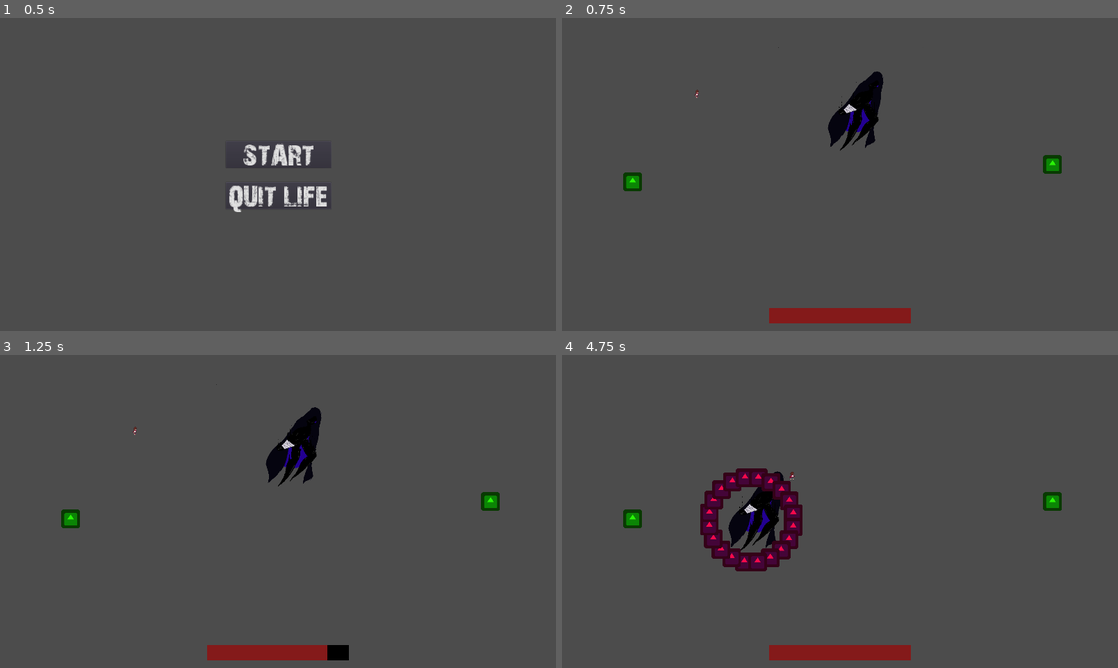
Above: before the commit, frames 1-4 (two rows, left to right).
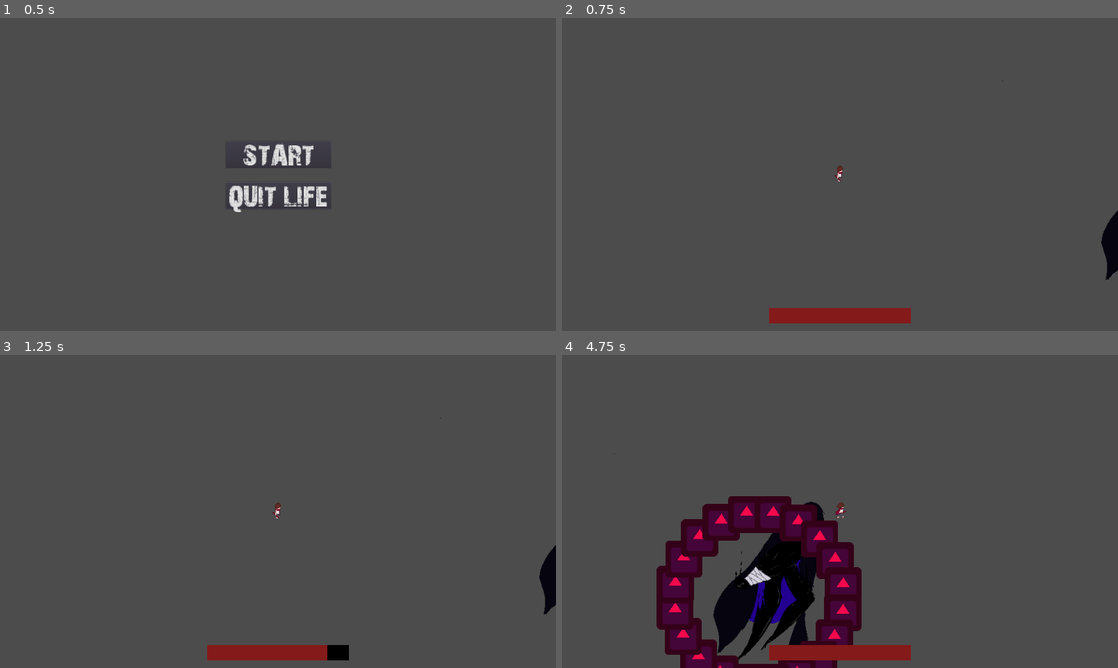
Above: after the commit, the same moments.

Repository: LadyVolk/The-Modern-Triad
Game: Godot game, scene res://Menu.tscn
Two runs of this game, one before a commit and one after it. Both use one fixed random seed, a clock stepped at 60 frames per second and the inputs below. The engine's default icon, where the game draws it, is replaced by a stand-in: a white triangle on a blue panel in a dark square. Sound files missing from this copy of the repository are replaced by a short silence.
Inputs (mouse positions are in pixels of both pictures, inside the frame that each line leads up to):
- Up to frame 1 (0.5 s): no input
- Up to frame 2 (0.75 s): click "START" at 0.5 s
- Up to frame 3 (1.25 s): no input
- Up to frame 4 (4.75 s): move the mouse to (962, 495) at 1.27 s; hold D (player_right) 1.28-2.03 s; hold Right mouse button (melee_attack) 1.28-2.03 s; tap Space (player_dash) at 1.55, 2.1, 3.8 s; move the mouse to (728, 527) at 2.02 s; hold S (player_down) 2.03-2.78 s; click (728, 527) at 2.3 s; move the mouse to (895, 442) at 2.77 s; press the mouse at (895, 442) at 2.78 s; hold D (player_right) 2.78-3.53 s; right-click (895, 442) at 3.05 s; move the mouse to (812, 574) at 3.52 s; release the mouse at (812, 574) at 3.53 s; hold W (player_up) 3.53-4.28 s; right-click (812, 574) at 3.6 s; move the mouse to (1006, 558) at 4.27 s; hold A (player_left) from 4.28 s (still down); hold Space (player_dash) from 4.28 s (still down); click (1006, 558) at 4.55 s

Frame 1 is identical in both runs. In frame 2, 2.2% of the frame differs, in the area x 11-100%, y 9-84%; in frame 3, 2.2%; in frame 4, 15%, in the area x 9-90%, y 31-100%.

Commit message:
endless corridor mechanic working

Diff:
--- /dev/null
+++ b/game/Corridor.gd
@@ -0,0 +1,18 @@
+extends Node2D
+
+
+func _ready():
+	pass
+
+
+func _process(dt):
+	#move walls with player
+	$Walls/NorthWall.position.x = $Player.position.x
+	$Walls/SouthWall.position.x = $Player.position.x
+
+	#move floor
+	for tile in $Floors.get_children():
+		if tile.rect_position.x - $Player.position.x < -1000:
+			tile.rect_position.x += 1920
+		elif tile.rect_position.x - $Player.position.x > 1000:
+			tile.rect_position.x -= 1920
--- a/game/Corridor.tscn
+++ b/game/Corridor.tscn
@@ -1,6 +1,8 @@
-[gd_scene load_steps=4 format=2]
+[gd_scene load_steps=6 format=2]
 
 [ext_resource path="res://Player.tscn" type="PackedScene" id=1]
+[ext_resource path="res://Corridor.gd" type="Script" id=2]
+[ext_resource path="res://assets/images/corridor_floor.png" type="Texture" id=3]
 
 [sub_resource type="RectangleShape2D" id=1]
 extents = Vector2( 960, 20 )
@@ -9,9 +11,7 @@
 extents = Vector2( 960, 20 )
 
 [node name="Corridor" type="Node2D"]
-
-[node name="Player" parent="." instance=ExtResource( 1 )]
-position = Vector2( 968.678, 533.816 )
+script = ExtResource( 2 )
 
 [node name="Walls" type="Node" parent="."]
 
@@ -23,8 +23,255 @@
 shape = SubResource( 1 )
 
 [node name="SouthWall" type="StaticBody2D" parent="Walls"]
+position = Vector2( 960, 600 )
 collision_layer = 4
 
 [node name="collision" type="CollisionShape2D" parent="Walls/SouthWall"]
-position = Vector2( 960, 600 )
 shape = SubResource( 2 )
+
+[node name="Floors" type="Node2D" parent="."]
+
+[node name="Floor1" type="TextureRect" parent="Floors"]
+margin_top = 488.0
+margin_right = 90.0
+margin_bottom = 578.0
+texture = ExtResource( 3 )
+expand = true
+__meta__ = {
+"_edit_use_anchors_": false
+}
+
+[node name="Floor2" type="TextureRect" parent="Floors"]
+margin_left = 90.0
+margin_top = 488.0
+margin_right = 180.0
+margin_bottom = 578.0
+texture = ExtResource( 3 )
+expand = true
+__meta__ = {
+"_edit_use_anchors_": false
+}
+
+[node name="Floor3" type="TextureRect" parent="Floors"]
+margin_left = 180.0
+margin_top = 488.0
+margin_right = 270.0
+margin_bottom = 578.0
+texture = ExtResource( 3 )
+expand = true
+__meta__ = {
+"_edit_use_anchors_": false
+}
+
+[node name="Floor4" type="TextureRect" parent="Floors"]
+margin_left = 270.0
+margin_top = 488.0
+margin_right = 360.0
+margin_bottom = 578.0
+texture = ExtResource( 3 )
+expand = true
+__meta__ = {
+"_edit_use_anchors_": false
+}
+
+[node name="Floor5" type="TextureRect" parent="Floors"]
+margin_left = 350.0
+margin_top = 488.0
+margin_right = 440.0
+margin_bottom = 578.0
+texture = ExtResource( 3 )
+expand = true
+__meta__ = {
+"_edit_use_anchors_": false
+}
+
+[node name="Floor6" type="TextureRect" parent="Floors"]
+margin_left = 440.0
+margin_top = 488.0
+margin_right = 530.0
+margin_bottom = 578.0
+texture = ExtResource( 3 )
+expand = true
+__meta__ = {
+"_edit_use_anchors_": false
+}
+
+[node name="Floor7" type="TextureRect" parent="Floors"]
+margin_left = 530.0
+margin_top = 488.0
+margin_right = 620.0
+margin_bottom = 578.0
+texture = ExtResource( 3 )
+expand = true
+__meta__ = {
+"_edit_use_anchors_": false
+}
+
+[node name="Floor8" type="TextureRect" parent="Floors"]
+margin_left = 620.0
+margin_top = 488.0
+margin_right = 710.0
+margin_bottom = 578.0
+texture = ExtResource( 3 )
+expand = true
+__meta__ = {
+"_edit_use_anchors_": false
+}
+
+[node name="Floor9" type="TextureRect" parent="Floors"]
+margin_left = 710.0
+margin_top = 488.0
+margin_right = 800.0
+margin_bottom = 578.0
+texture = ExtResource( 3 )
+expand = true
+__meta__ = {
+"_edit_use_anchors_": false
+}
+
+[node name="Floor10" type="TextureRect" parent="Floors"]
+margin_left = 800.0
+margin_top = 488.0
+margin_right = 890.0
+margin_bottom = 578.0
+texture = ExtResource( 3 )
+expand = true
+__meta__ = {
+"_edit_use_anchors_": false
+}
+
+[node name="Floor11" type="TextureRect" parent="Floors"]
+margin_left = 890.0
+margin_top = 488.0
+margin_right = 980.0
+margin_bottom = 578.0
+texture = ExtResource( 3 )
+expand = true
+__meta__ = {
+"_edit_use_anchors_": false
+}
+
+[node name="Floor12" type="TextureRect" parent="Floors"]
+margin_left = 980.0
+margin_top = 488.0
+margin_right = 1070.0
+margin_bottom = 578.0
+texture = ExtResource( 3 )
+expand = true
+__meta__ = {
+"_edit_use_anchors_": false
+}
+
+[node name="Floor13" type="TextureRect" parent="Floors"]
+margin_left = 1070.0
+margin_top = 488.0
+margin_right = 1160.0
+margin_bottom = 578.0
+texture = ExtResource( 3 )
+expand = true
+__meta__ = {
+"_edit_use_anchors_": false
+}
+
+[node name="Floor14" type="TextureRect" parent="Floors"]
+margin_left = 1160.0
+margin_top = 488.0
+margin_right = 1250.0
+margin_bottom = 578.0
+texture = ExtResource( 3 )
+expand = true
+__meta__ = {
+"_edit_use_anchors_": false
+}
+
+[node name="Floor15" type="TextureRect" parent="Floors"]
+margin_left = 1250.0
+margin_top = 488.0
+margin_right = 1340.0
+margin_bottom = 578.0
+texture = ExtResource( 3 )
+expand = true
+__meta__ = {
+"_edit_use_anchors_": false
+}
+
+[node name="Floor16" type="TextureRect" parent="Floors"]
+margin_left = 1330.0
+margin_top = 488.0
+margin_right = 1420.0
+margin_bottom = 578.0
+texture = ExtResource( 3 )
+expand = true
+__meta__ = {
+"_edit_use_anchors_": false
+}
+
+[node name="Floor17" type="TextureRect" parent="Floors"]
+margin_left = 1420.0
+margin_top = 488.0
+margin_right = 1510.0
+margin_bottom = 578.0
+texture = ExtResource( 3 )
+expand = true
+__meta__ = {
+"_edit_use_anchors_": false
+}
+
+[node name="Floor18" type="TextureRect" parent="Floors"]
+margin_left = 1510.0
+margin_top = 488.0
+margin_right = 1600.0
+margin_bottom = 578.0
+texture = ExtResource( 3 )
+expand = true
+__meta__ = {
+"_edit_use_anchors_": false
+}
+
+[node name="Floor19" type="TextureRect" parent="Floors"]
+margin_left = 1600.0
+margin_top = 488.0
+margin_right = 1690.0
+margin_bottom = 578.0
+texture = ExtResource( 3 )
+expand = true
+__meta__ = {
+"_edit_use_anchors_": false
+}
+
+[node name="Floor20" type="TextureRect" parent="Floors"]
+margin_left = 1690.0
+margin_top = 488.0
+margin_right = 1780.0
+margin_bottom = 578.0
+texture = ExtResource( 3 )
+expand = true
+__meta__ = {
+"_edit_use_anchors_": false
+}
+
+[node name="Floor21" type="TextureRect" parent="Floors"]
+margin_left = 1780.0
+margin_top = 488.0
+margin_right = 1870.0
+margin_bottom = 578.0
+texture = ExtResource( 3 )
+expand = true
+__meta__ = {
+"_edit_use_anchors_": false
+}
+
+[node name="Floor22" type="TextureRect" parent="Floors"]
+margin_left = 1870.0
+margin_top = 488.0
+margin_right = 1960.0
+margin_bottom = 578.0
+texture = ExtResource( 3 )
+expand = true
+__meta__ = {
+"_edit_use_anchors_": false
+}
+
+[node name="Player" parent="." instance=ExtResource( 1 )]
+position = Vector2( 968.678, 533.816 )
+mode = "transsition"
--- a/game/Player.gd
+++ b/game/Player.gd
@@ -18,12 +18,12 @@
 export var max_still_time = 0.2
 export var still_damage = 30
 export var movement_heal = 8
+export var mode = "depression"
 
 var health
 var dash_movement = Vector2()
 var movement = Vector2()
 var knockback_movement = Vector2()
-var mode = "depression"
 var still_time = 0
 var attacking = false
 var stunned = false
@@ -41,7 +41,6 @@
 						}
 
 func _ready():
-	$Label.text = "life is great"
 	health = max_health
 	emit_signal("set_HUD", max_health)
 
@@ -63,12 +62,12 @@
 		apply_movement(mov_vector * speed * delta)
 	else:
 		apply_friction(speed*2 * delta)
-
-		still_time += delta
-		if still_time >= max_still_time:
-			take_damage(still_damage * delta)
-
-	if (mov_vector != Vector2.ZERO or dash_movement.length() > 0) \
+		if mode == "depression":
+			still_time += delta
+			if still_time >= max_still_time:
+				take_damage(still_damage * delta)
+
+	if mode == "depression" and (mov_vector != Vector2.ZERO or dash_movement.length() > 0) \
 		and not stunned:
 		still_time = 0
 
@@ -80,20 +79,23 @@
 
 	update_player_sprite()
 
-	#slowdown by depression
-	max_speed = max(min_speed, max_speed - speed_slowdown * delta)
+	if mode == "depression":
+		#slowdown by depression
+		max_speed = max(min_speed, max_speed - speed_slowdown * delta)
 
 
 func _input(event):
-	if event.is_action_pressed("player_dash"):
-		dash()
-	elif event.is_action_pressed("shoot"):
-		emit_signal("shoot", position, get_player_direction())
-	elif event.is_action_pressed("melee_attack"):
-		melee_attack()
+	if mode == "depression":
+		if event.is_action_pressed("player_dash"):
+			dash()
+		elif event.is_action_pressed("melee_attack"):
+			melee_attack()
+		if mode == "anxiety":
+			if event.is_action_pressed("shoot"):
+				emit_signal("shoot", position, get_player_direction())
+
 
 func get_player_direction():
-
 	var mouse_pos = get_viewport().get_mouse_position()
 	var center_player = global_position
 
--- a/game/Player.tscn
+++ b/game/Player.tscn
@@ -936,19 +936,6 @@
 vframes = 4
 hframes = 10
 frame = 9
-
-[node name="Label" type="Label" parent="."]
-visible = false
-margin_left = 68.0
-margin_top = 22.0
-margin_right = 189.0
-margin_bottom = 53.0
-text = "life is too good
-"
-uppercase = true
-__meta__ = {
-"_edit_use_anchors_": false
-}
 
 [node name="Collision" type="CollisionShape2D" parent="."]
 visible = false
@@ -986,4 +973,8 @@
 [node name="CollisionShape2D" type="CollisionShape2D" parent="Damage"]
 position = Vector2( -0.184013, 13.7276 )
 shape = SubResource( 2 )
+
+[node name="Camera" type="Camera2D" parent="."]
+current = true
+zoom = Vector2( 0.5, 0.5 )
 [connection signal="body_shape_entered" from="Damage" to="." method="_on_Damage_body_shape_entered"]
Binary file added: game/assets/images/corridor_floor.png
Not shown, added: game/assets/images/corridor_floor.png.import
